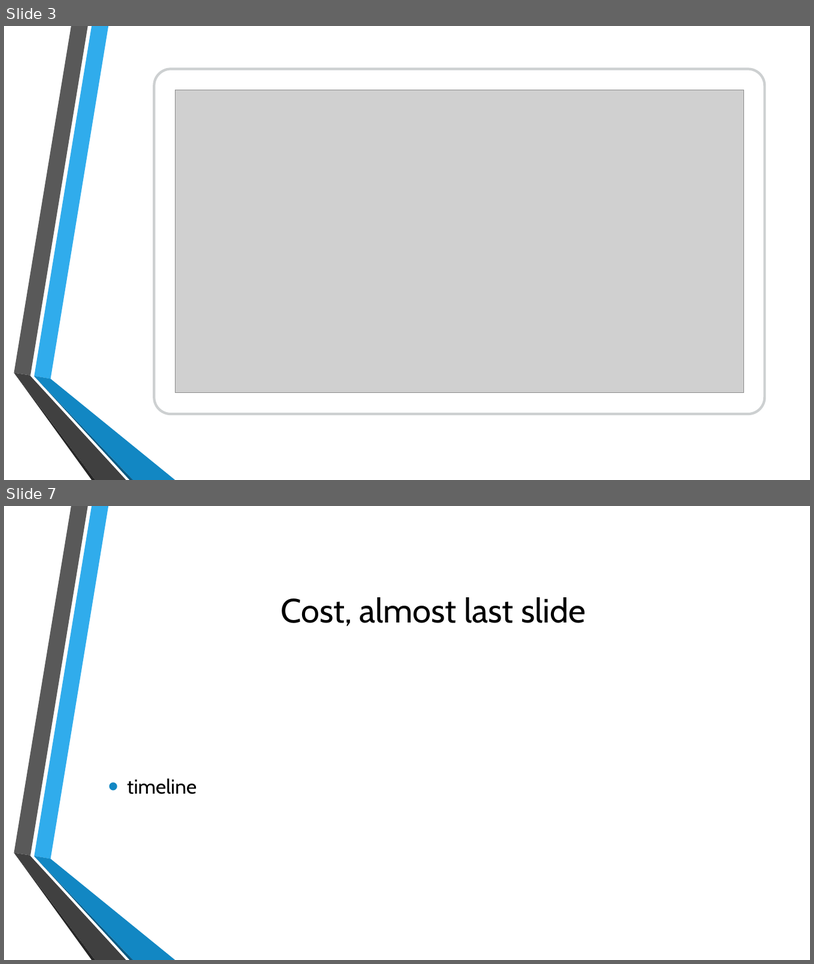
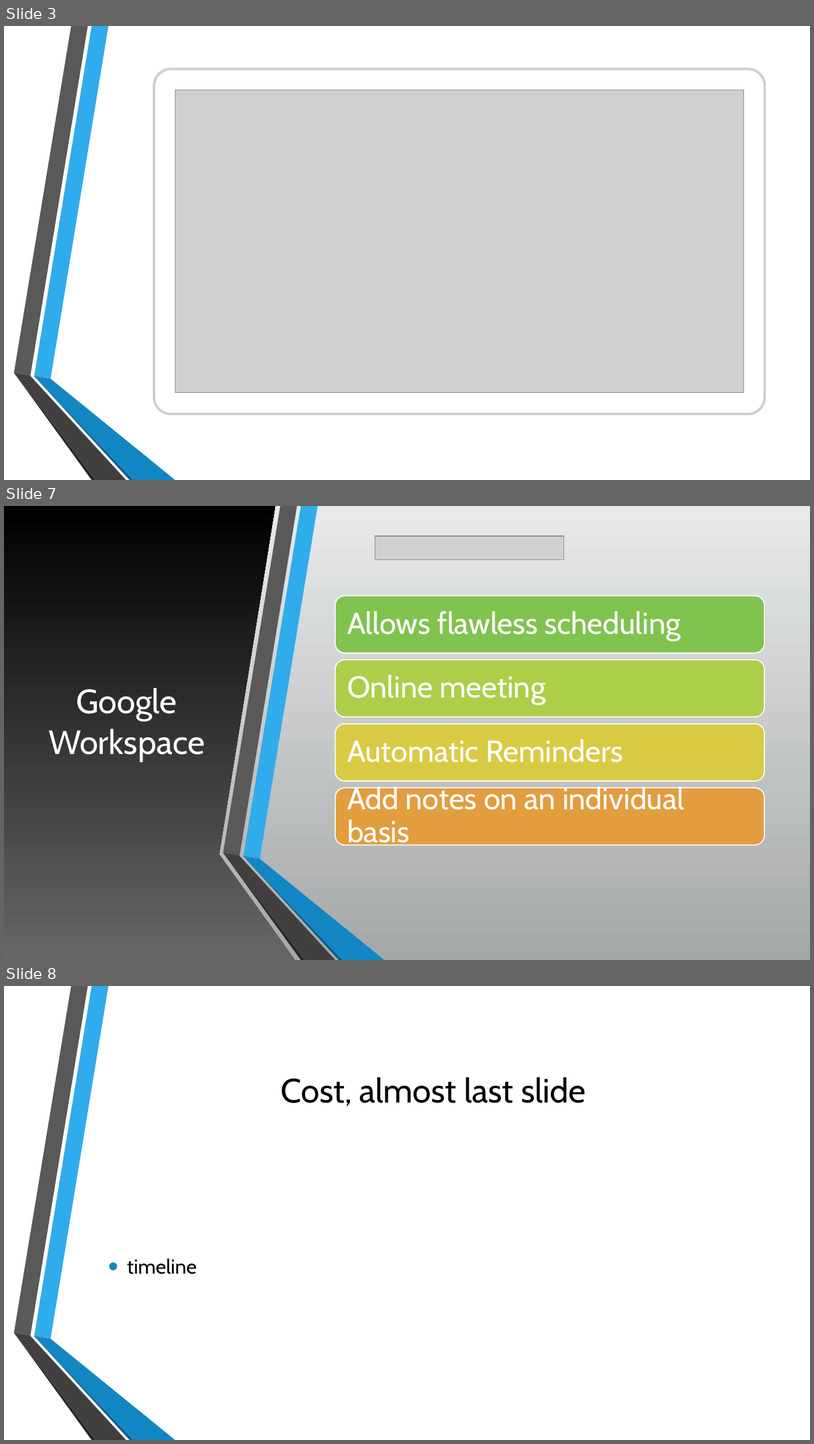
Before and after one commit to CalhounC357/4800_Tax_Boss, a slide deck: De La Riva, Bennett, Calhoun, Young; Tax_Boss.pptx. Shown one above the other, each under a label of ours: slides 3 and 7 before the commit, slides 3, 7 and 8 after it; the slides between them are not shown. The pictures are 814x964 and 814x1444 pixels, drawn with LibreOffice and Linux fonts; fonts in the diff are those of the drawing; grey boxes stand for pictures; background and template pictures are left out. Boxes give left, top, right and bottom in pixels: in the first picture for what was removed or moved away, otherwise in the second. Text is boxed around its words. In the diff, an @@ line names an element or a change of style, - is before the commit and + after.

```diff
--- a/De La Riva, Bennett, Calhoun, Young; Tax_Boss.pptx
+++ b/De La Riva, Bennett, Calhoun, Young; Tax_Boss.pptx
@@ slide 7 added at (4,506,810,960), background gradient #E9EAEB to #A5A8A9; not listed: 6 template elements that a slide beside it also shows @@
@@ rectangle added at (4,506,810,960), fill gradient #E9EAEB to #A5A8A9 @@
@@ freeform shape added at (4,506,296,960), fill gradient #676767 to #000000 @@
@@ picture added at (375,536,564,561) @@
@@ title added at (48,688,205,761), 40 pt, text #FFFFFF @@
+Google Workspace
@@ group added at (336,595,765,849): 4 rounded rectangles, 4 texts @@
+Allows flawless scheduling
+Online meeting
+Automatic Reminders
+Add notes on an individual basis
@@ group added at (224,506,384,960): 6 freeform shapes @@
@@ what was slide 7 is now slide 8 @@
```
Also in this commit, not shown: 5 slides changed.
